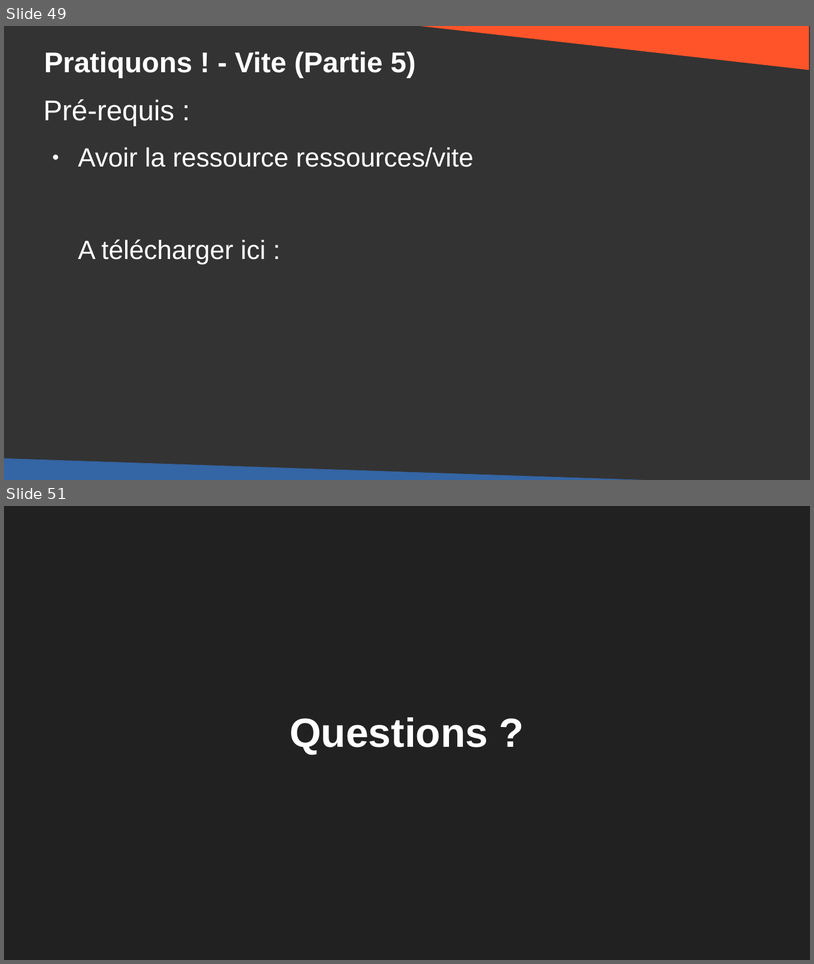
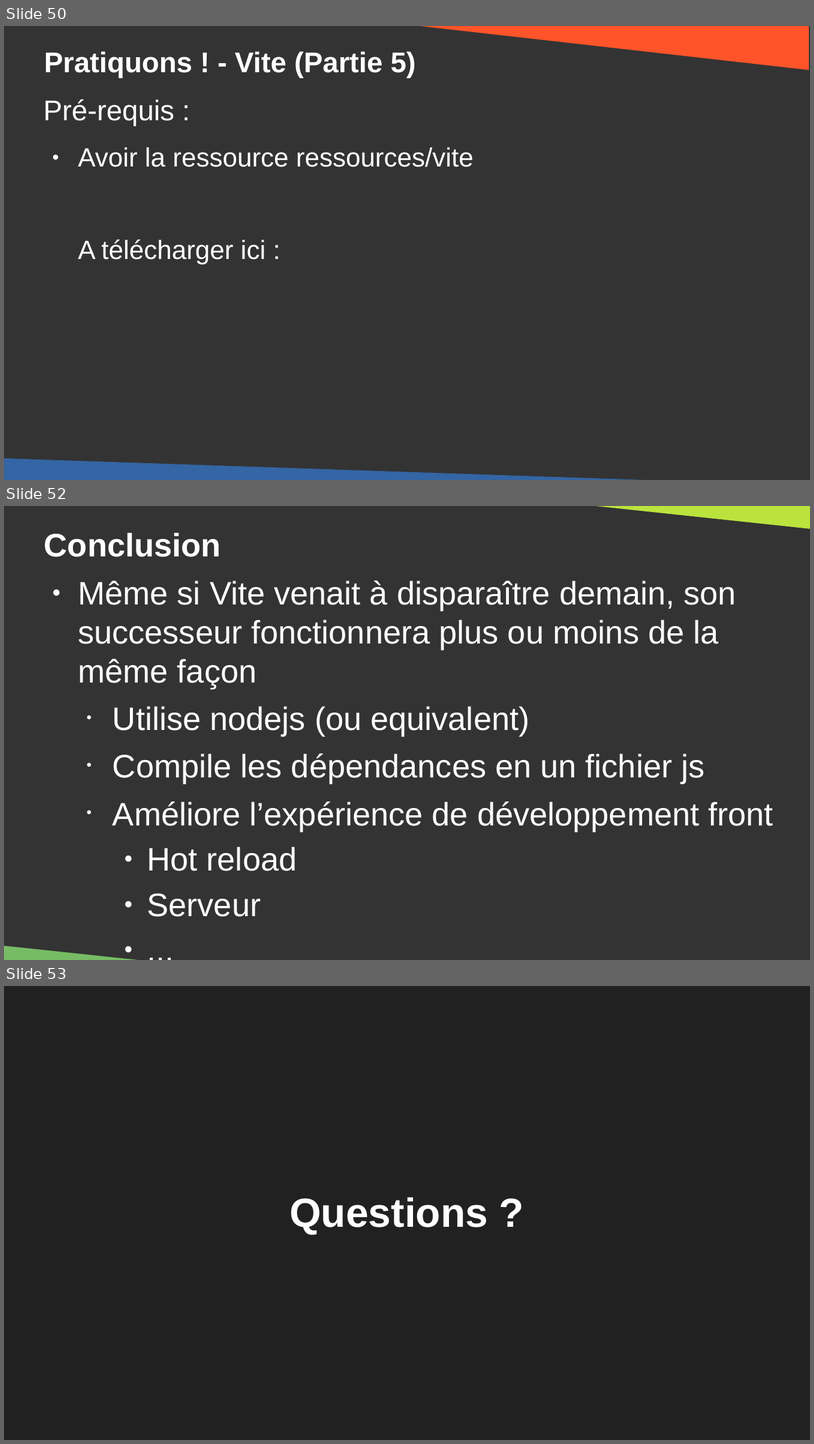
Before and after one commit to DanYellow/cours, a slide deck: developpement-front-s5/travaux-pratiques/numero-4/presentation.odp. Shown one above the other, each under a label of ours: slides 49 and 51 before the commit, slides 50, 52 and 53 after it; the slides between them are not shown. The pictures are 814x964 and 814x1444 pixels, drawn with LibreOffice and Linux fonts; fonts in the diff are those of the drawing. Boxes give left, top, right and bottom in pixels: in the first picture for what was removed or moved away, otherwise in the second. Text is boxed around its words. In the diff, an @@ line names an element or a change of style, - is before the commit and + after.

Commit message:
developpement-front-s5 - Update instructions tp#4

```diff
--- a/developpement-front-s5/travaux-pratiques/numero-4/presentation.odp
+++ b/developpement-front-s5/travaux-pratiques/numero-4/presentation.odp
@@ slide 52 added at bbox=[4, 506, 810, 960], background #333333 @@
@@ right triangle added at bbox=[566, 506, 810, 529], fill #BBE33D @@
@@ title added at bbox=[44, 532, 221, 557], 32 pt, text #FFFFFF, bold @@
+Conclusion
@@ text added at bbox=[78, 580, 773, 916], 32 pt, text #FFFFFF @@
+● Même si Vite venait à disparaître demain, son successeur fonctionnera plus ou moins de la même façon
+  • Utilise nodejs (ou equivalent)
+  • Compile les dépendances en un fichier js
+  • Améliore l’expérience de développement front
+    ● Hot reload
+    ● Serveur
+    ● ...
@@ right triangle added at bbox=[4, 938, 180, 960], fill #77BC65 @@
@@ what was slide 49 is now slide 50 @@
@@ what was slide 51 is now slide 53 @@
```
Also in this commit, not shown: 1 other slide added, 2 other files.
